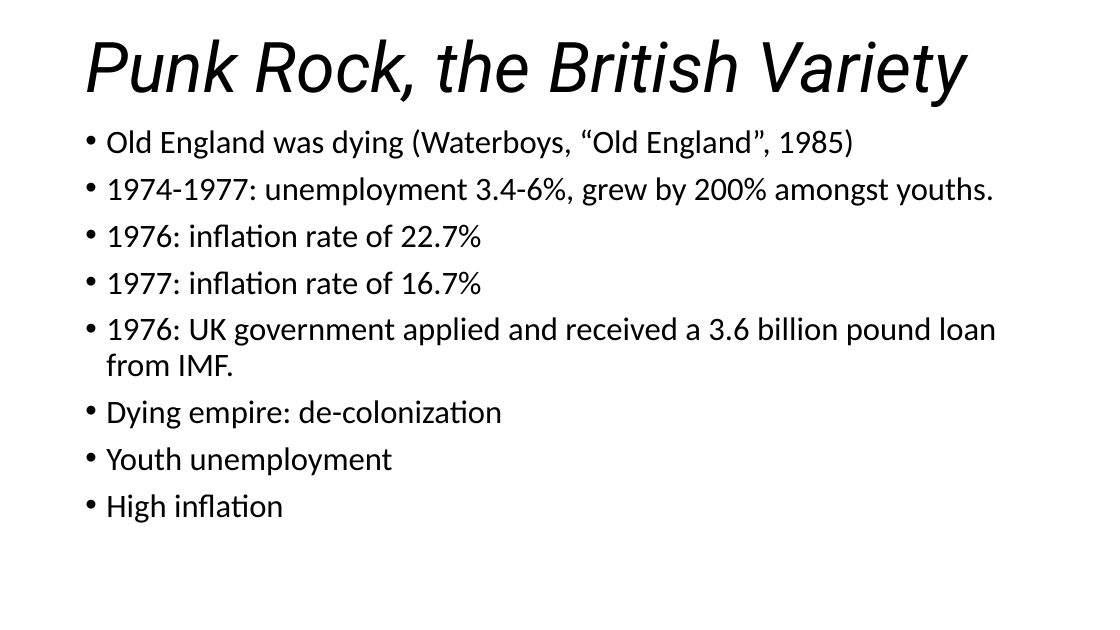
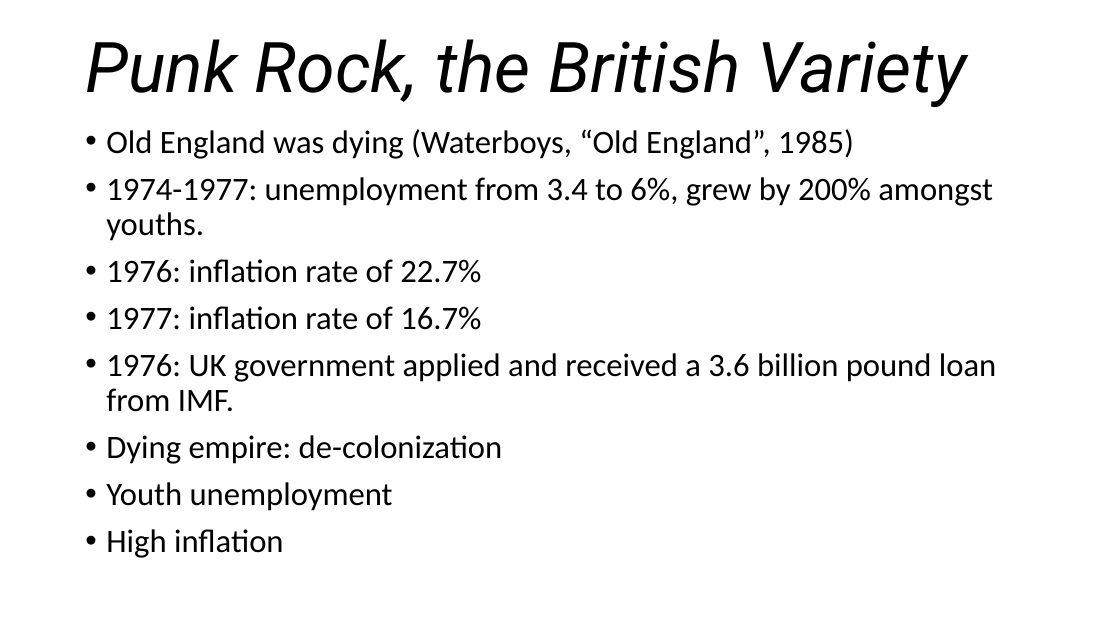
Before and after one commit to mrbaker1917/website, a slide deck: slide 9 of HSTR121/ppts/PunkRock.pptx. Drawn at 1120x630 pixels with LibreOffice and Linux fonts; fonts in the diff are those of the drawing; background and template pictures are left out. Boxes give left, top, right and bottom in pixels: in the first picture for what was removed or moved away, otherwise in the second. Text is boxed around its words. In the diff, an @@ line names an element or a change of style, - is before the commit and + after.

Commit message:
punk rock update

```diff
--- a/HSTR121/ppts/PunkRock.pptx
+++ b/HSTR121/ppts/PunkRock.pptx
@@ text at box(106, 177, 993, 241): text changed @@
-• 1974-1977: unemployment 3.4-6%, grew by 200% amongst youths.
+• 1974-1977: unemployment from 3.4 to 6%, grew by 200% amongst youths.
```
